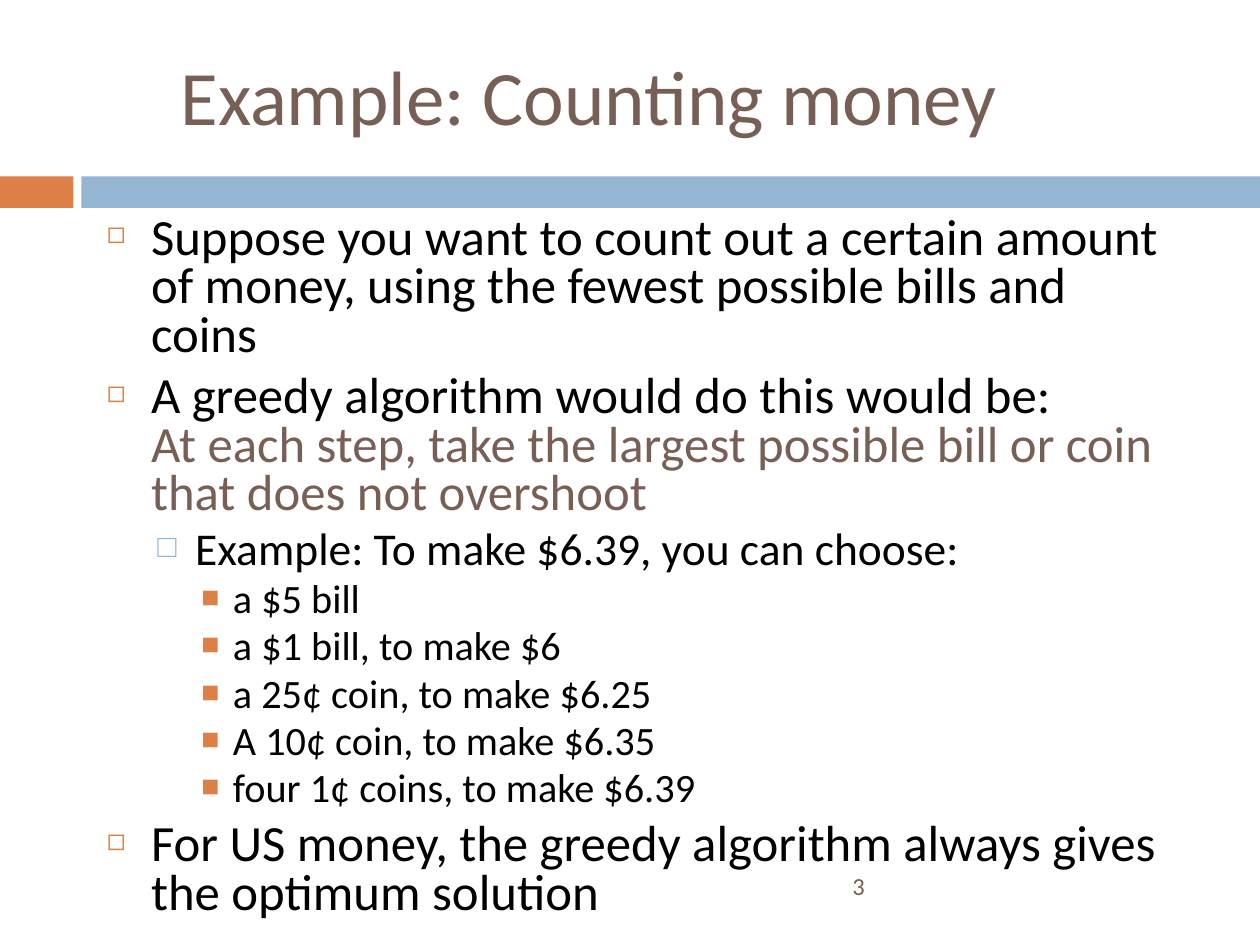
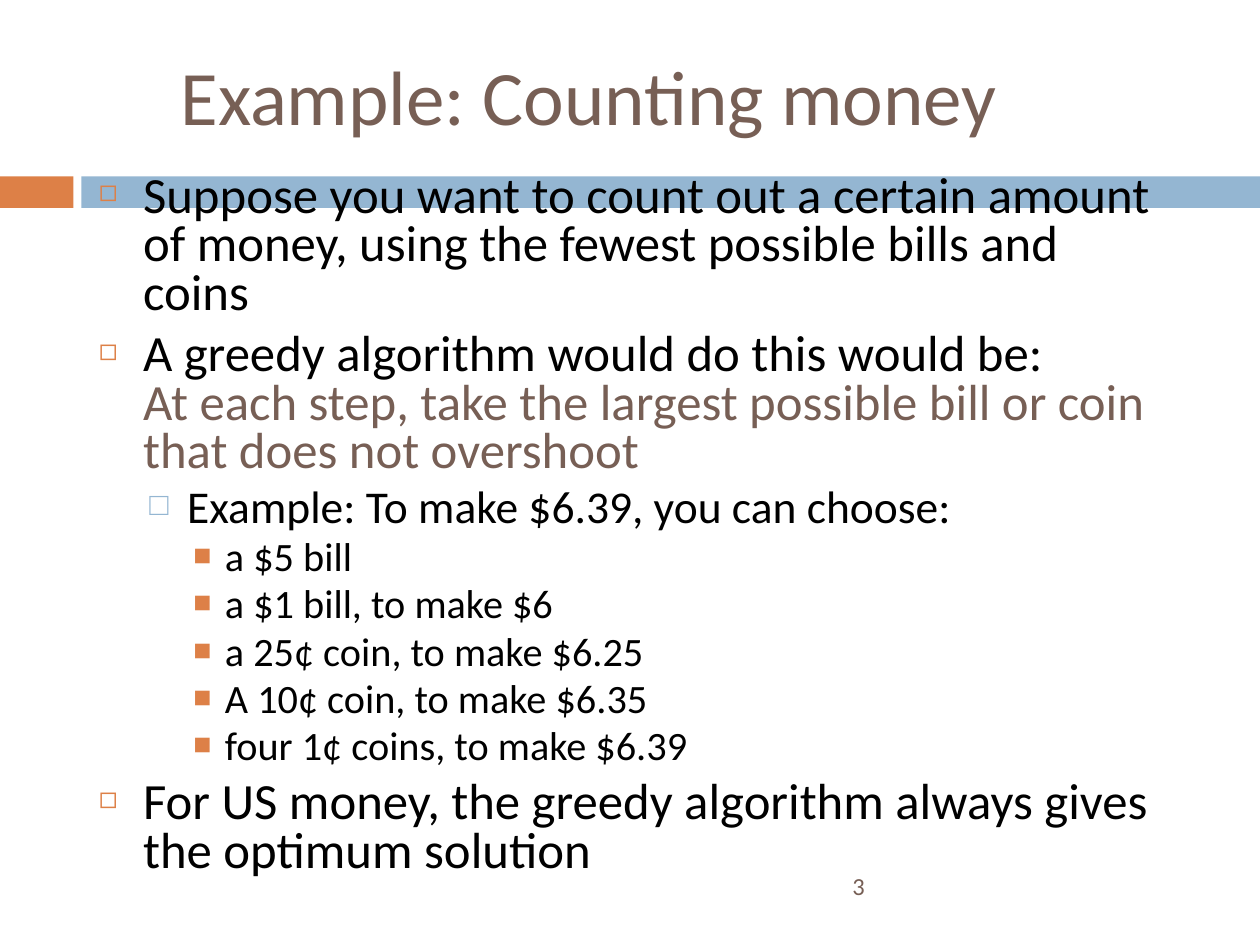
Before and after one commit to sundyCoder/CSK, a slide deck: slide 3 of 3@CSDS/PPT/3@gredy_algorithm.pptx. Drawn at 1260x945 pixels with LibreOffice and Linux fonts; fonts in the diff are those of the drawing. Boxes give left, top, right and bottom in pixels: in the first picture for what was removed or moved away, otherwise in the second. Text is boxed around its words. In the diff, an @@ line names an element or a change of style, - is before the commit and + after.

```diff
--- a/3@CSDS/PPT/3@gredy_algorithm.pptx
+++ b/3@CSDS/PPT/3@gredy_algorithm.pptx
@@ text "Suppose you want to count ..." rewrapped from (x1=151, y1=220, x2=1157, y2=919) to (x1=143, y1=171, x2=1149, y2=877) @@
```
Also in this commit, not shown: 3 other slides changed.
